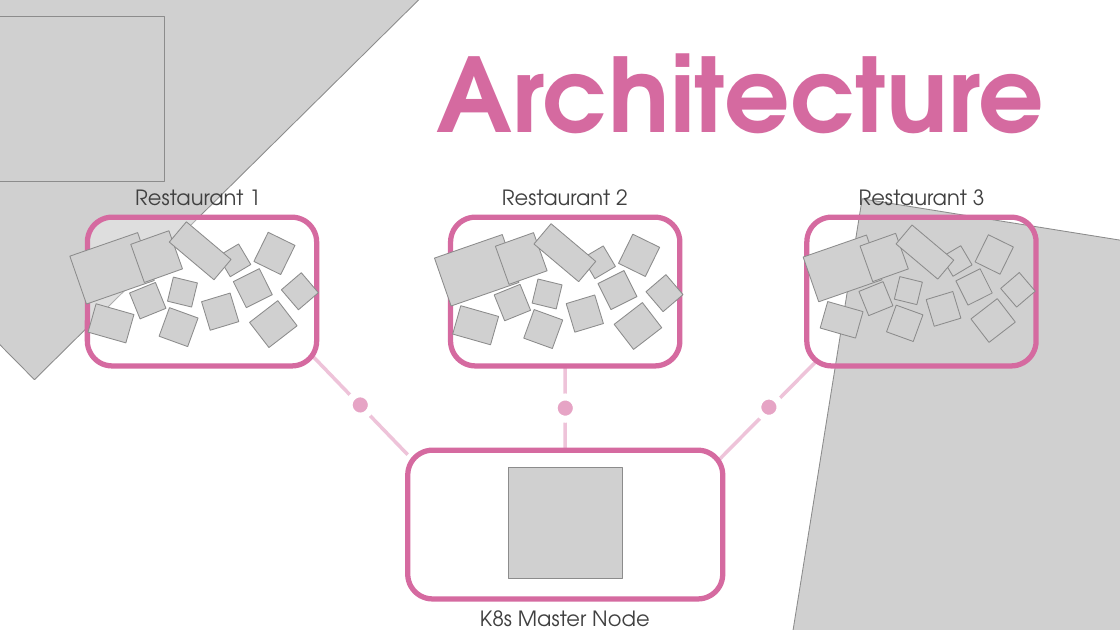
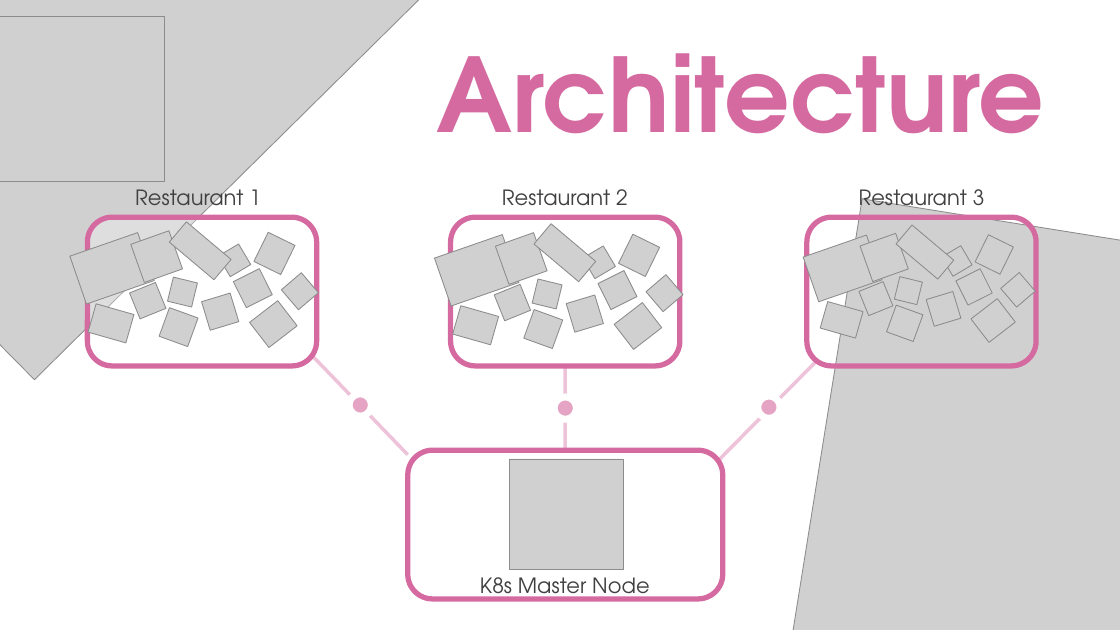
Before and after one commit to DeliriumProducts/luncher-box, a slide deck: slide 6 of presentation/softuniada/presentation.pptx. Drawn at 1120x630 pixels with LibreOffice and Linux fonts; fonts in the diff are those of the drawing; grey boxes stand for pictures. Boxes give left, top, right and bottom in pixels: in the first picture for what was removed or moved away, otherwise in the second. Text is boxed around its words. In the diff, an @@ line names an element or a change of style, - is before the commit and + after.

```diff
--- a/presentation/softuniada/presentation.pptx
+++ b/presentation/softuniada/presentation.pptx
@@ picture: place and size @@
-picture at box(508, 468, 623, 579)
+picture at box(509, 459, 623, 570)
@@ text "K8s Master Node" rewrapped from box(480, 610, 650, 627) to box(480, 577, 650, 602) @@
```
Also in this commit, not shown: 4 slides added, 1 other file.
